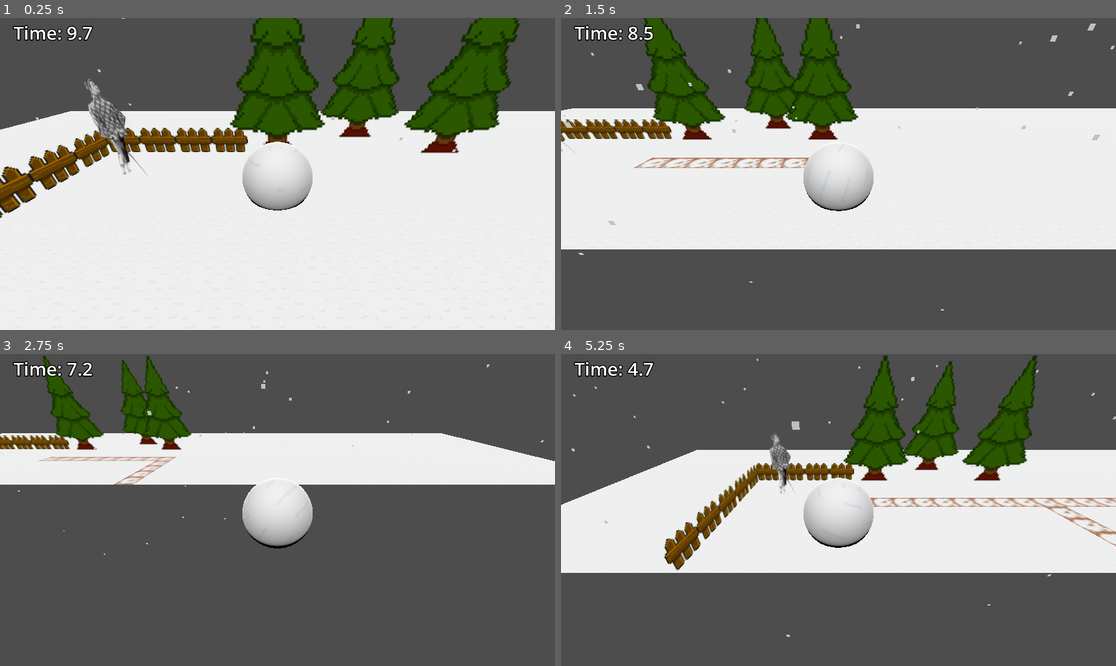
Above: before the commit, frames 1-4 (two rows, left to right).
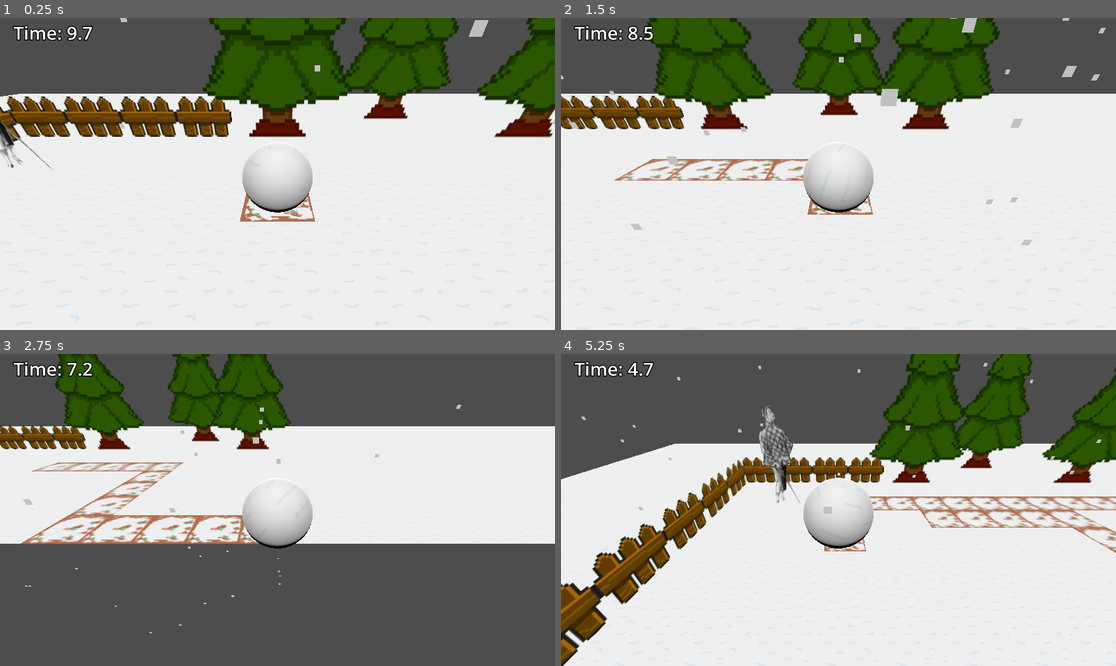
Above: after the commit, the same moments.

Repository: 15mathC/CozyWinterJam2023
Game: Godot game, scene res://main.tscn
The game is run twice, just before and just after one commit, with the same random seed, the same clock (stepped at 60 frames per second) and the same inputs.
Inputs:
- Up to frame 1 (0.25 s): no input
- Up to frame 2 (1.5 s): hold Right (ui_right) 0.53-1.28 s; hold Down (ui_down) from 1.28 s (still down)
- Up to frame 3 (2.75 s): release Down (ui_down) at 2.03 s; hold Right (ui_right) from 2.03 s (still down)
- Up to frame 4 (5.25 s): release Right (ui_right) at 2.78 s; hold Up (ui_up) 2.78-3.53 s; hold Left (ui_left) 3.53-5.03 s; hold Down (ui_down) from 5.03 s (still down)

The runs differ from the first frame. In frame 1, 26% of the frame differs, in the area x 0-100%, y 0-66%; in frame 2, 48%; in frame 3, 30%; in frame 4, 50%, in the area x 0-100%, y 0-100%.

Commit message:
shrank snowball

Diff:
--- a/game/PlayerSnowball.gd
+++ b/game/PlayerSnowball.gd
@@ -4,17 +4,19 @@
 @export var speed: int = 10
 var size = 0
 var _old_pos = Vector3(0,0,0)
+var _initial_pos = Vector3(0,0,0)
 
 
 # Called when the node enters the scene tree for the first time.
 func _ready():
 	playerVisual = $Snowball as Node3D
+	_initial_pos = position
 
 
 func grow(amount: float):
 	size += amount
 	scale += Vector3(amount, amount, amount)
-	position.y = size
+	position.y = size + _initial_pos.y
 
 func reset_position():
 	position.x = _old_pos.x
@@ -38,7 +40,7 @@
 		playerVisual.rotate_x(speed * delta)
 		motion.z = speed
 	translate(motion * delta)
-	var collision = move_and_collide(motion * delta, true, 0.001, false, 25)
+	var collision = move_and_collide(Vector3(0, 0, 0), true, 0.001, false, 25)
 	if collision:
 		for i in range(collision.get_collision_count()):
 			collision.get_collider(i).player_collision(self)
--- a/game/main.tscn
+++ b/game/main.tscn
@@ -35,6 +35,7 @@
 [node name="GameWorld" type="Node3D" parent="."]
 
 [node name="PlayerSnowball" type="AnimatableBody3D" parent="GameWorld"]
+transform = Transform3D(0.5, 0, 0, 0, 0.5, 0, 0, 0, 0.5, 0, -0.1, 0)
 sync_to_physics = false
 script = ExtResource("1_bh06k")
 
